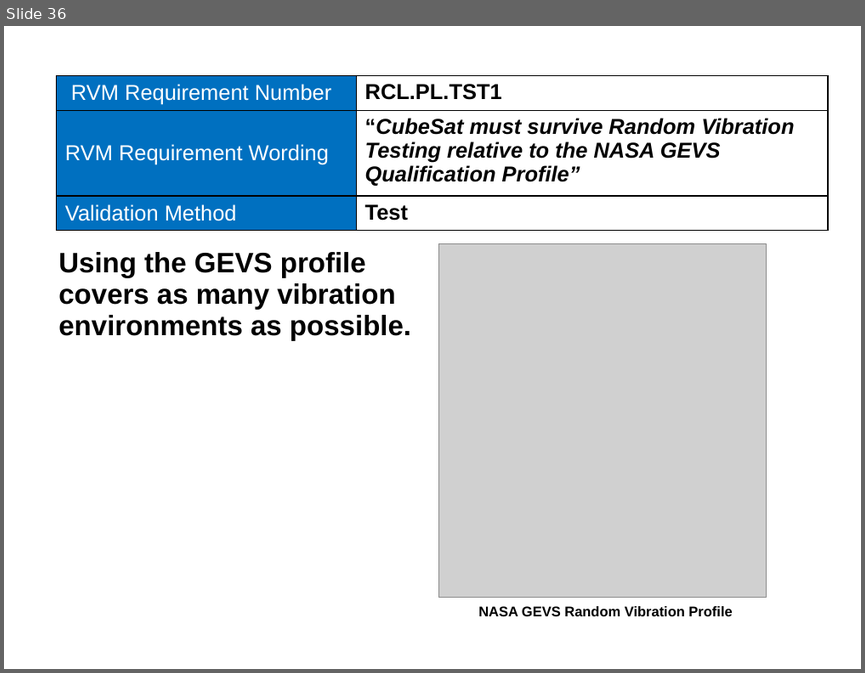
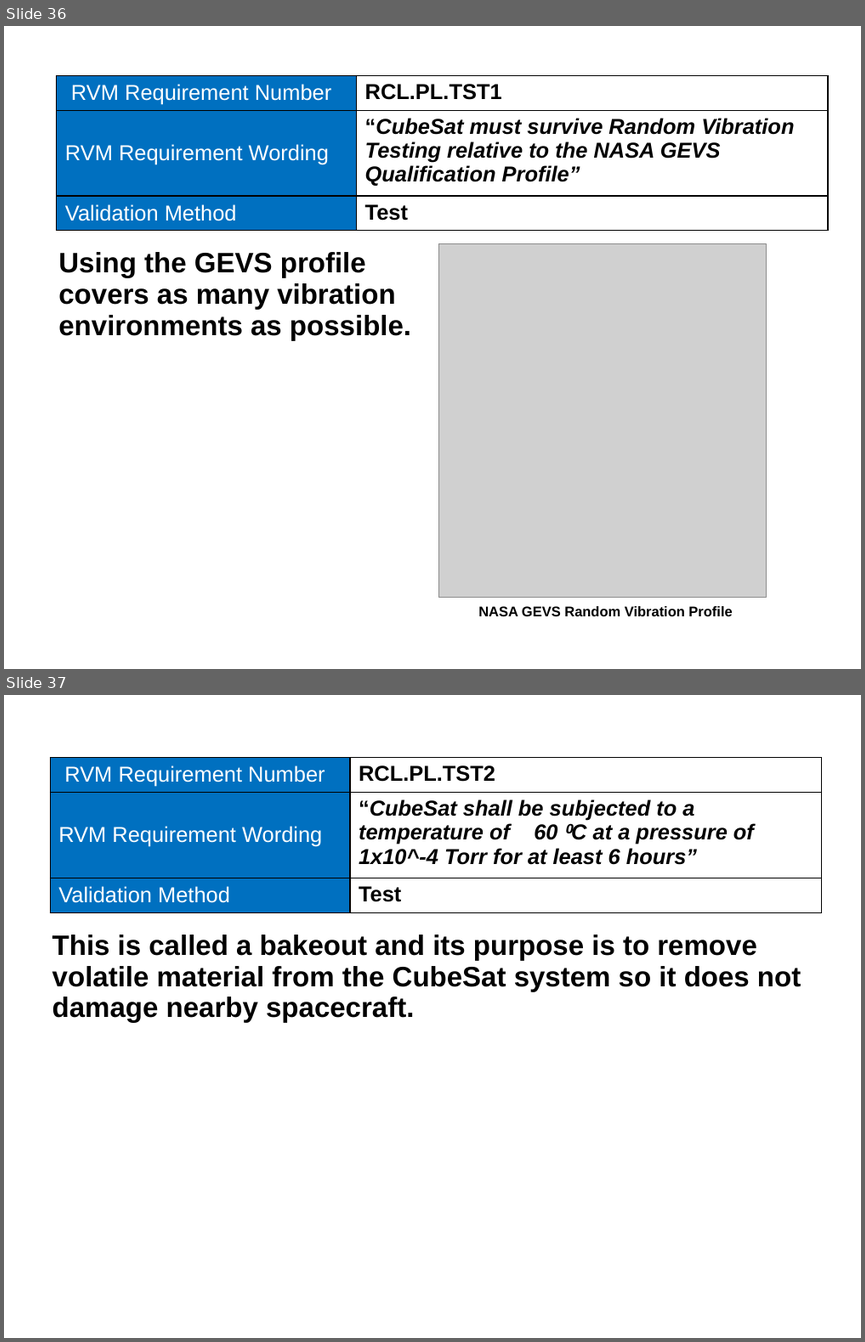
Before and after one commit to RascalSeniorDesign/Preliminary-Design, a slide deck: CMQA/Presentations/SRR Presentation.pptx. Shown one above the other, each under a label of ours: slide 36 before the commit, slides 36 and 37 after it. The pictures are 865x673 and 865x1342 pixels, drawn with LibreOffice and Linux fonts; fonts in the diff are those of the drawing; grey boxes stand for pictures; background and template pictures are left out. Boxes give left, top, right and bottom in pixels: in the first picture for what was removed or moved away, otherwise in the second. Text is boxed around its words. In the diff, an @@ line names an element or a change of style, - is before the commit and + after.

```diff
--- a/CMQA/Presentations/SRR Presentation.pptx
+++ b/CMQA/Presentations/SRR Presentation.pptx
@@ slide 37 added at [4,695,861,1338], background picture (left out) @@
@@ table added at [50,757,821,913], 3 rows, 2 columns @@
+RVM Requirement Number | RCL.PL.TST2
+RVM Requirement Wording | “CubeSat shall be subjected to a temperature of 60 ⁰C at a pressure of 1x10^-4 Torr for at least 6 hours”
+Validation Method | Test
@@ title added at [358,766,495,782], 32 pt, text #FFFFFF, italic @@
+RCL.PL.TST2
@@ text added at [52,935,800,1023], 26 pt, text #000000, bold @@
+This is called a bakeout and its purpose is to remove volatile material from the CubeSat system so it does not damage nearby spacecraft.
```
Also in this commit, not shown: 3 other slides added, 3 slides removed.
